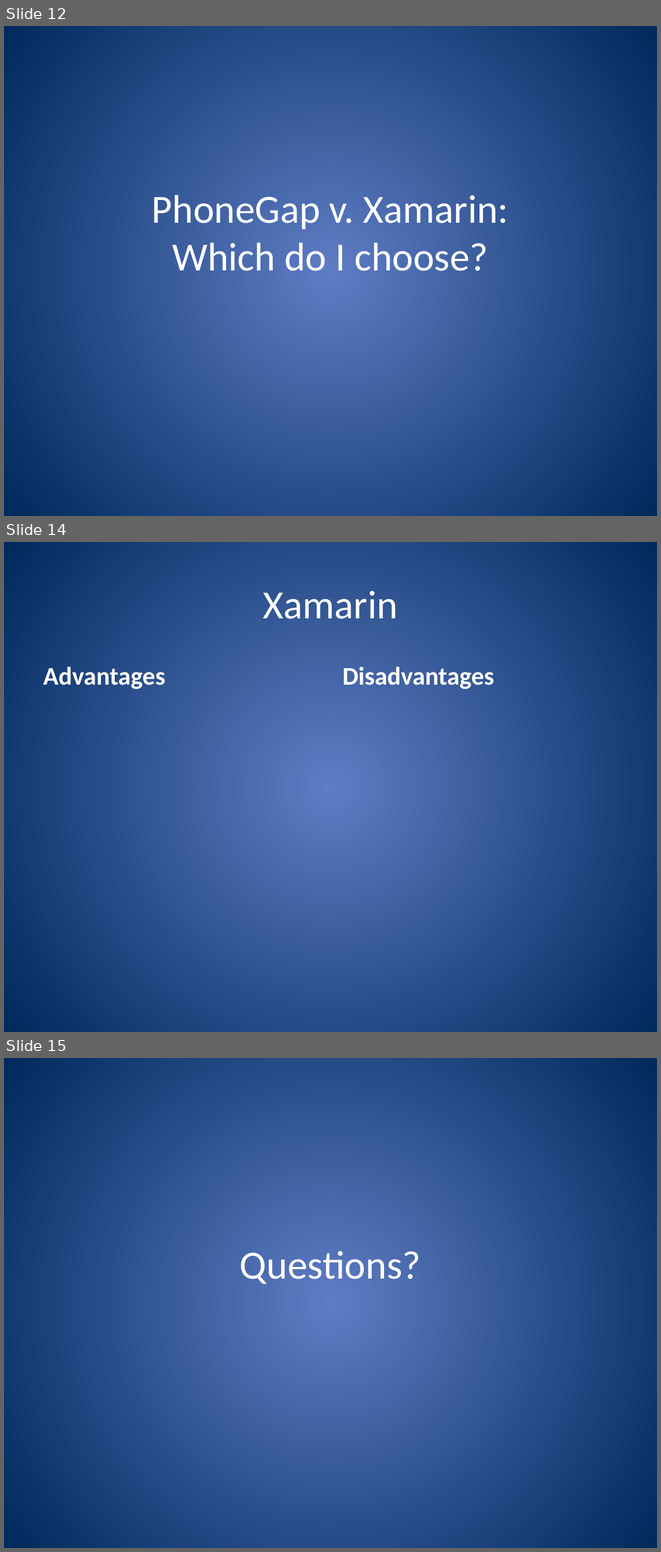
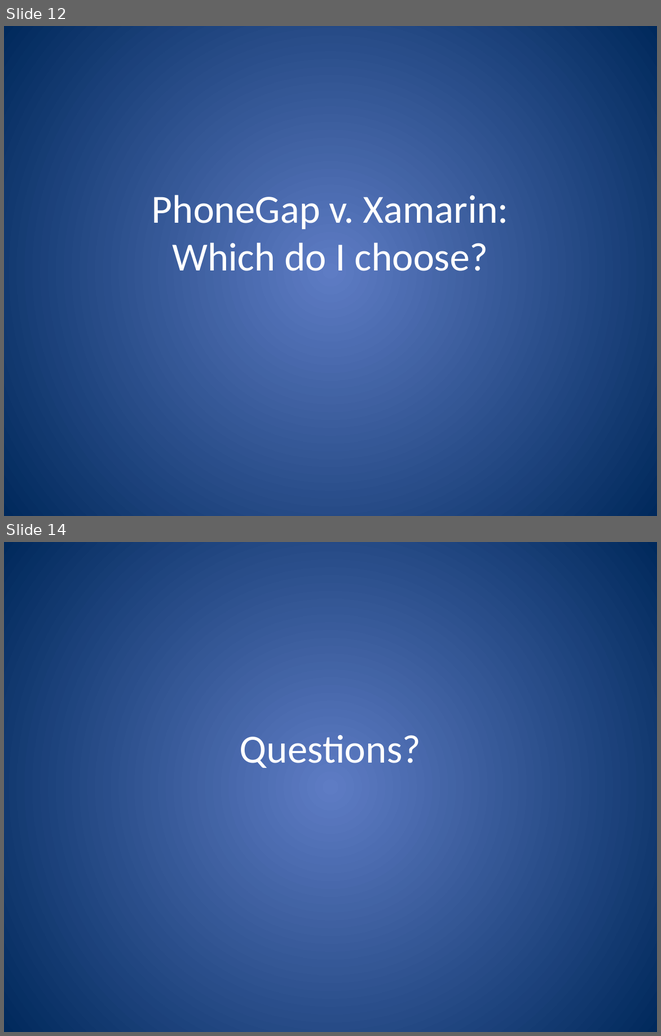
Before and after one commit to jerrelblankenship/Presentations, a slide deck: JointSpeakerTalks/PhoneGapXamarin/M3Conf2013/PhoneGap and Xamarin.pptx. Shown one above the other, each under a label of ours: slides 12, 14 and 15 before the commit, slides 12 and 14 after it; the slides between them are not shown. The pictures are 661x1552 and 661x1036 pixels, drawn with LibreOffice and Linux fonts; fonts in the diff are those of the drawing. Boxes give left, top, right and bottom in pixels: in the first picture for what was removed or moved away, otherwise in the second. Text is boxed around its words. In the diff, an @@ line names an element or a change of style, - is before the commit and + after.

```diff
--- a/JointSpeakerTalks/PhoneGapXamarin/M3Conf2013/PhoneGap and Xamarin.pptx
+++ b/JointSpeakerTalks/PhoneGapXamarin/M3Conf2013/PhoneGap and Xamarin.pptx
@@ slide 14 removed at [4,542,657,1032], background gradient #5E7CC5 to #00295C @@
@@ title removed at [263,591,398,619] @@
-Xamarin
@@ text removed at [43,667,166,689] @@
-Advantages
@@ text removed at [343,667,494,689] @@
-Disadvantages
@@ what was slide 15 is now slide 14 @@
```
Also in this commit, not shown: 4 slides added, 3 other slides removed.
